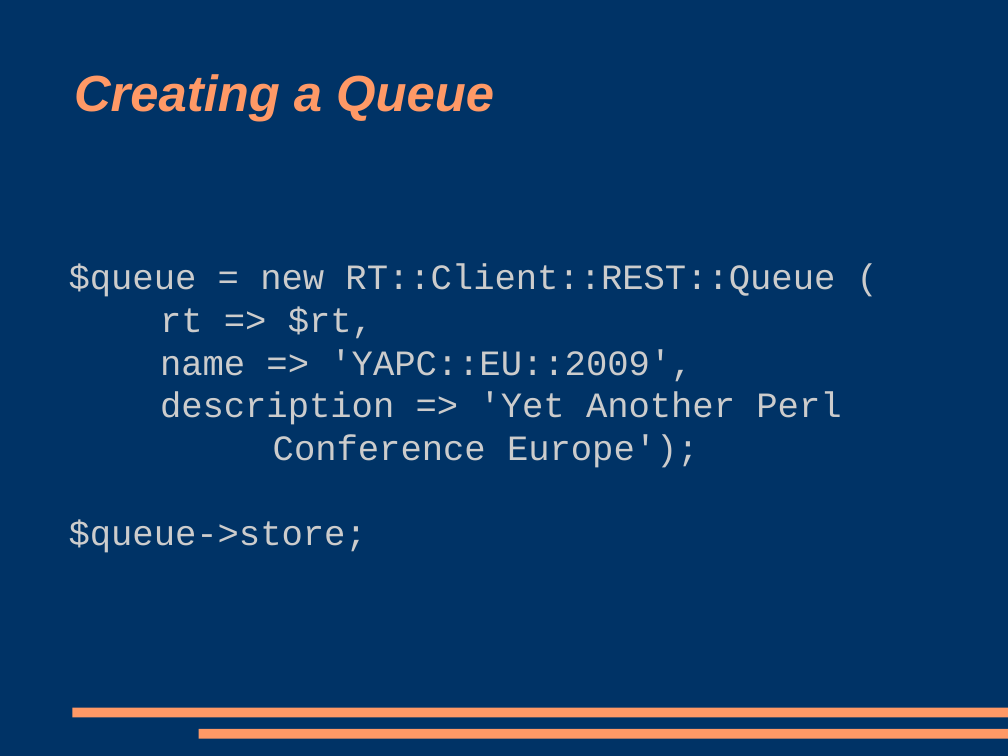
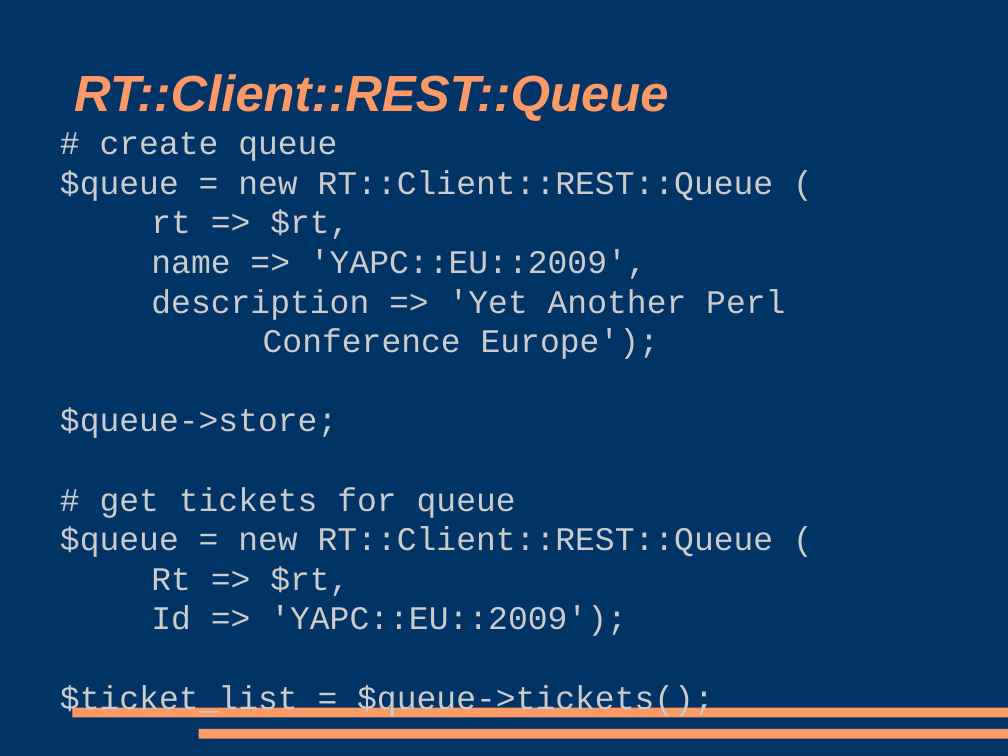
Before and after one commit to racke/Presentations, a slide deck: slide 28 of yapc2009/rt38.odp (slide 23 before the commit). Drawn at 1008x756 pixels with LibreOffice and Linux fonts; fonts in the diff are those of the drawing. Boxes give left, top, right and bottom in pixels: in the first picture for what was removed or moved away, otherwise in the second. Text is boxed around its words. In the diff, an @@ line names an element or a change of style, - is before the commit and + after.

Commit message:
final version

```diff
--- a/yapc2009/rt38.odp
+++ b/yapc2009/rt38.odp
@@ title at [74,74,668,121]: text changed @@
-Creating a Queue
+RT::Client::REST::Queue
@@ subtitle "# create queue": place and size @@
-subtitle "# create queue" at [69,264,841,553]
+subtitle "# create queue" at [60,132,785,718]
@@ subtitle at [100,132,337,161]: paragraph added @@
+# create queue
@@ subtitle at [60,170,785,438]: size 28 to 26 pt in "$queue = new RT::Client::REST::Queue (", "rt => $rt,", "name => 'YAPC::EU::2009',", "description => 'Yet Another Perl Conference Europe');" and 1 more places @@
@@ subtitle at [60,487,774,718]: paragraphs added @@
+# get tickets for queue
+$queue = new RT::Client::REST::Queue (
+Rt => $rt,
+Id => 'YAPC::EU::2009');
+$ticket_list = $queue->tickets();
```
Also in this commit, not shown: 6 other slides changed, 6 slides added.
